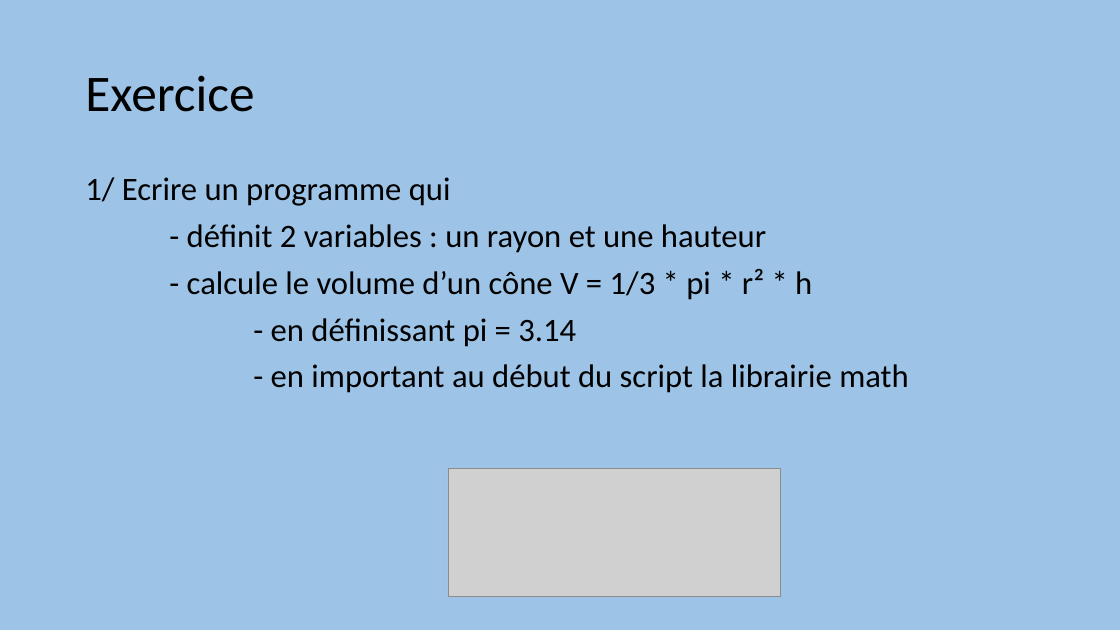
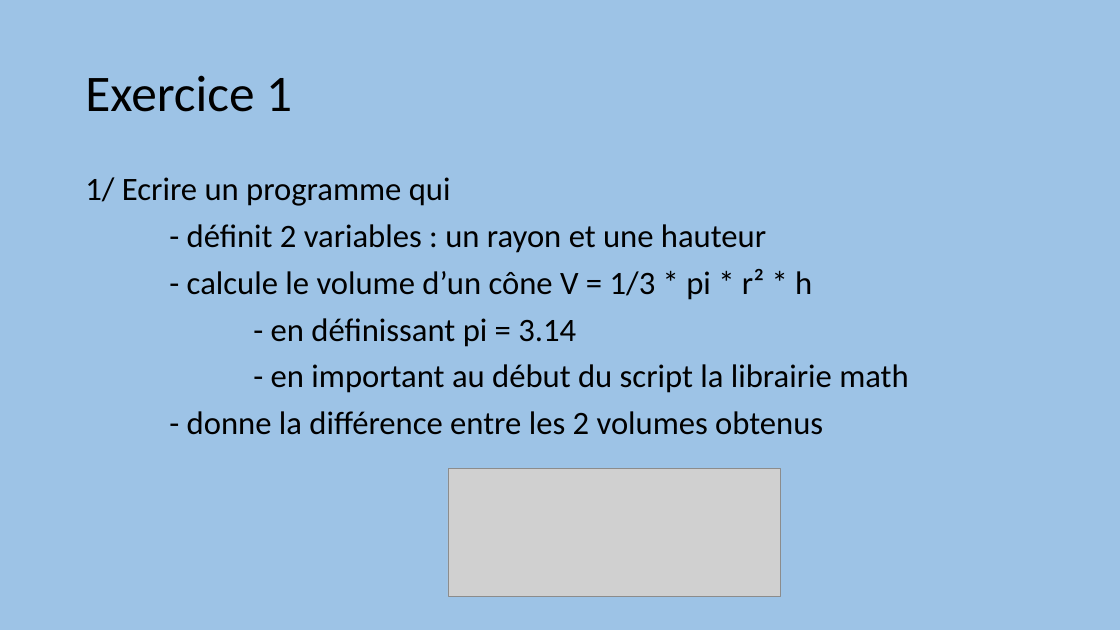
Before and after one commit to aubinthomas/Course, a slide deck: slide 12 of python_debutant/Formation Python débutant.pptx. Drawn at 1120x630 pixels with LibreOffice and Linux fonts; fonts in the diff are those of the drawing; grey boxes stand for pictures. Boxes give left, top, right and bottom in pixels: in the first picture for what was removed or moved away, otherwise in the second. Text is boxed around its words. In the diff, an @@ line names an element or a change of style, - is before the commit and + after.

```diff
--- a/python_debutant/Formation Python débutant.pptx
+++ b/python_debutant/Formation Python débutant.pptx
@@ title at <box>85,75,292,112</box>: text changed @@
-Exercice
+Exercice 1
@@ text at <box>187,411,823,435</box>: paragraph added @@
+- donne la différence entre les 2 volumes obtenus
```
Also in this commit, not shown: 9 other slides changed, 9 slides added, 1 slide removed, 2 other files.
